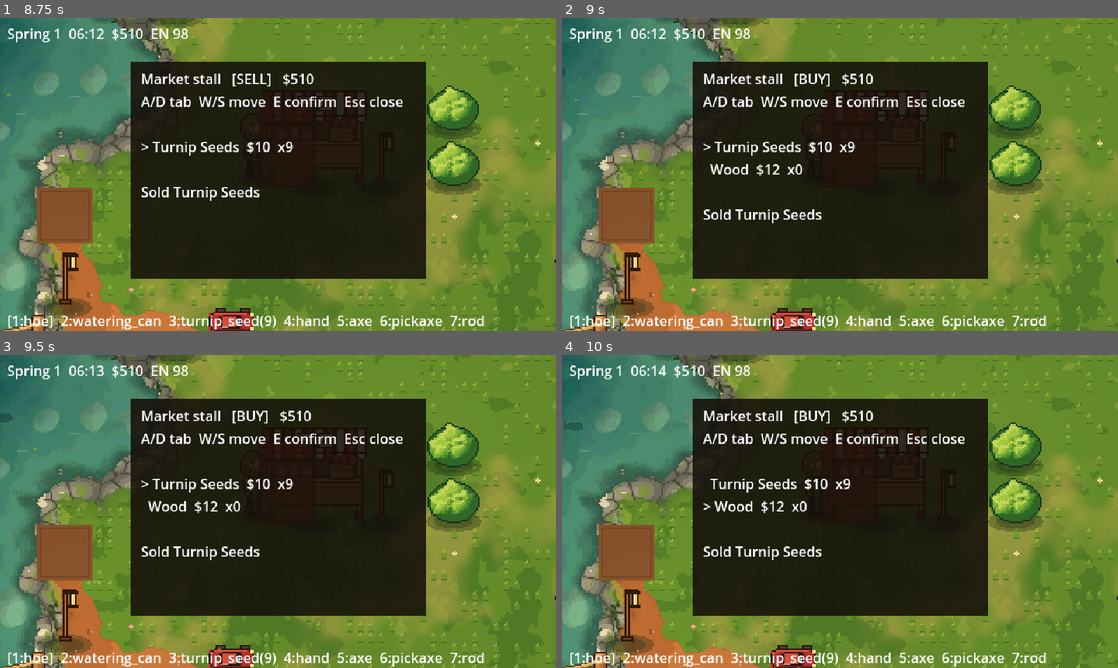
Above: before the commit, frames 1-4 (two rows, left to right).
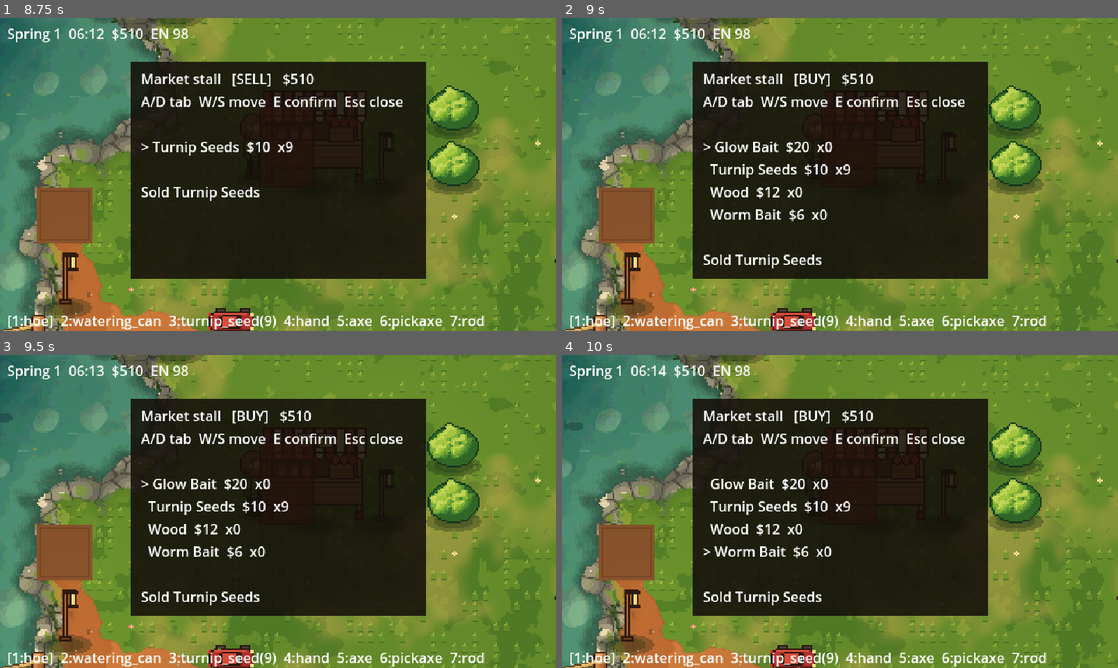
Above: after the commit, the same moments.

Repository: tralesmile/Starstead
Game: Godot game, scene res://scenes/main.tscn
The game is run twice, just before and just after one commit, with the same random seed, the same clock (stepped at 60 frames per second) and the same inputs.
Inputs:
- Up to frame 1 (8.75 s): tap Enter (ui_accept) at 0.5, 0.77, 1.52, 3.02, 3.5, 3.77, 4.52, 6.02, 6.77, 7.52 s; hold E (interact) 0.53-1.28 s; hold W (move_up) 0.53-2.03 s; tap F (use_tool) at 1.35 s; hold A (move_left) 2.03-3.53 s; tap B at 2.1 s; tap Q at 2.85 s; hold S (move_down) 3.53-4.28 s; tap H at 3.6 s; hold D (move_right) 4.28-5.03 s; tap X at 4.35 s; hold W (move_up) 5.03-5.78 s; tap 1 at 5.1 s; hold D (move_right) 5.78-8.03 s; tap Space at 5.85 s; tap I at 6.6 s; tap E (interact) at 7.35 s; hold S (move_down) from 8.03 s (still down); hold F (use_tool) from 8.03 s (still down)
- Up to frame 2 (9 s): tap Enter (ui_accept) at 8.75 s; release S (move_down) at 8.78 s; release F (use_tool) at 8.78 s; hold A (move_left) from 8.78 s (still down); tap B at 8.85 s
- Up to frame 3 (9.5 s): keep holding A (move_left); tap Enter (ui_accept) at 9.02 s
- Up to frame 4 (10 s): tap Enter (ui_accept) at 9.5, 9.77 s; release A (move_left) at 9.53 s; hold W (move_up) from 9.53 s (still down); tap Q at 9.6 s

Frame 1 is identical in both runs. In frame 2, 2.0% of the frame differs, in the area x 25-53%, y 39-80%; in frame 3, 2.0%; in frame 4, 2.1%, in the area x 25-52%, y 39-80%.

Commit message:
Fishing bait: data/bait.json, shop BUY, faster bites + wider bar, tests
Co-Authored-By: Claude Sonnet 5.5 <noreply@anthropic.com>
Claude-Session: https://claude.ai/code/session_01UudisheNfAHJ2xoJ3uAgy4

Diff:
--- /dev/null
+++ b/data/bait.json
@@ -0,0 +1,10 @@
+{
+ "worm_bait": {
+  "bite_mult": 0.6,
+  "bar_bonus": 0.0
+ },
+ "glow_bait": {
+  "bite_mult": 0.4,
+  "bar_bonus": 0.08
+ }
+}
--- a/data/items.json
+++ b/data/items.json
@@ -1,60 +1,74 @@
 {
-  "wood": {
-    "name": "Wood",
-    "price": 5,
-    "stack": 99,
-    "buy": true,
-    "buy_price": 12
-  },
-  "stone": {
-    "name": "Stone",
-    "price": 4,
-    "stack": 99
-  },
-  "turnip_seed": {
-    "name": "Turnip Seeds",
-    "price": 10,
-    "stack": 99,
-    "buy": true
-  },
-  "turnip": {
-    "name": "Turnip",
-    "price": 24,
-    "stack": 99
-  },
-  "egg": {
-    "name": "Egg",
-    "price": 20,
-    "stack": 99
-  },
-  "milk": {
-    "name": "Milk",
-    "price": 45,
-    "stack": 99
-  },
-  "minnow": {
-    "name": "Minnow",
-    "price": 12,
-    "stack": 99
-  },
-  "perch": {
-    "name": "Perch",
-    "price": 28,
-    "stack": 99
-  },
-  "carp": {
-    "name": "Carp",
-    "price": 45,
-    "stack": 99
-  },
-  "pike": {
-    "name": "Pike",
-    "price": 90,
-    "stack": 99
-  },
-  "golden_koi": {
-    "name": "Golden Koi",
-    "price": 400,
-    "stack": 99
-  }
+ "wood": {
+  "name": "Wood",
+  "price": 5,
+  "stack": 99,
+  "buy": true,
+  "buy_price": 12
+ },
+ "stone": {
+  "name": "Stone",
+  "price": 4,
+  "stack": 99
+ },
+ "turnip_seed": {
+  "name": "Turnip Seeds",
+  "price": 10,
+  "stack": 99,
+  "buy": true
+ },
+ "turnip": {
+  "name": "Turnip",
+  "price": 24,
+  "stack": 99
+ },
+ "egg": {
+  "name": "Egg",
+  "price": 20,
+  "stack": 99
+ },
+ "milk": {
+  "name": "Milk",
+  "price": 45,
+  "stack": 99
+ },
+ "minnow": {
+  "name": "Minnow",
+  "price": 12,
+  "stack": 99
+ },
+ "perch": {
+  "name": "Perch",
+  "price": 28,
+  "stack": 99
+ },
+ "carp": {
+  "name": "Carp",
+  "price": 45,
+  "stack": 99
+ },
+ "pike": {
+  "name": "Pike",
+  "price": 90,
+  "stack": 99
+ },
+ "golden_koi": {
+  "name": "Golden Koi",
+  "price": 400,
+  "stack": 99
+ },
+ "worm_bait": {
+  "name": "Worm Bait",
+  "price": 2,
+  "stack": 99,
+  "buy": true,
+  "buy_price": 6
+ },
+ "glow_bait": {
+  "name": "Glow Bait",
+  "price": 5,
+  "stack": 99,
+  "buy": true,
+  "buy_price": 20
+ }
 }
--- a/scripts/fishing.gd
+++ b/scripts/fishing.gd
@@ -24,6 +24,7 @@
 var fish_target := 0.5
 var progress := 0.3
 var rng := RandomNumberGenerator.new()
+var bar_size := BAR_SIZE   # per-cast (bait can widen it)
 
 func _init(seed_value: int = 1) -> void:
 	rng.seed = seed_value
@@ -55,7 +56,7 @@
 			return id
 	return ids[ids.size() - 1] if ids.size() > 0 else ""
 
-func cast(sdf: float, table: Dictionary, season: int) -> bool:
+func cast(sdf: float, table: Dictionary, season: int, bait: Dictionary = {}) -> bool:
 	## Only on water. Picks the fish now so bite time and difficulty are fixed per cast.
 	if state != State.IDLE or sdf >= 0.0:
 		return false
@@ -63,7 +64,8 @@
 	if fish_id == "":
 		return false
 	difficulty = float(table[fish_id].difficulty)
-	timer = rng.randf_range(BITE_MIN, BITE_MAX)
+	timer = rng.randf_range(BITE_MIN, BITE_MAX) * float(bait.get("bite_mult", 1.0))
+	bar_size = BAR_SIZE + float(bait.get("bar_bonus", 0.0))
 	state = State.WAITING
 	return true
 
@@ -101,8 +103,8 @@
 
 func _reel(delta: float, hold: bool) -> void:
 	bar_v += (-BAR_UP if hold else GRAVITY) * delta
-	bar = clampf(bar + bar_v * delta, BAR_SIZE / 2.0, 1.0 - BAR_SIZE / 2.0)
-	if bar <= BAR_SIZE / 2.0 or bar >= 1.0 - BAR_SIZE / 2.0:
+	bar = clampf(bar + bar_v * delta, bar_size / 2.0, 1.0 - bar_size / 2.0)
+	if bar <= bar_size / 2.0 or bar >= 1.0 - bar_size / 2.0:
 		bar_v = 0.0
 	if absf(fish_pos - fish_target) < 0.02 and rng.randf() < delta * (1.0 + 4.0 * difficulty):
 		fish_target = rng.randf()  # darting: harder fish choose new spots more often
@@ -114,4 +116,14 @@
 		state = State.LOST
 
 func overlapping() -> bool:
-	return absf(bar - fish_pos) <= BAR_SIZE / 2.0
+	return absf(bar - fish_pos) <= bar_size / 2.0
+
+static func pick_bait(bait: Dictionary, inv) -> String:
+	## Best bait (lowest bite multiplier) the bag holds, or "".
+	var best := ""
+	var bm := 9.0
+	for id in bait:
+		if inv.count(id) > 0 and float(bait[id].bite_mult) < bm:
+			bm = float(bait[id].bite_mult)
+			best = id
+	return best
--- a/scripts/fishing_view.gd
+++ b/scripts/fishing_view.gd
@@ -33,7 +33,7 @@
 		var top := 80.0
 		var h := 200.0
 		_draw.draw_rect(Rect2(x, top, 18, h), Color(0.05, 0.15, 0.25, 0.8))
-		var bh := h * Fishing.BAR_SIZE
+		var bh := h * fishing.bar_size
 		var by := top + (1.0 - fishing.bar) * h - bh / 2.0
 		_draw.draw_rect(Rect2(x + 1, by, 16, bh), Color(0.4, 0.9, 0.4, 0.8))
 		_draw.draw_rect(Rect2(x + 5, top + (1.0 - fishing.fish_pos) * h - 4, 8, 8), Color(1, 0.6, 0.2))
--- a/scripts/main.gd
+++ b/scripts/main.gd
@@ -20,6 +20,7 @@
 var prompt: Label
 var fishing := Fishing.new(int(Time.get_unix_time_from_system()))
 var fish_table: Dictionary = DataDB.load_json("fish")
+var bait_table: Dictionary = DataDB.load_json("bait")
 
 func _ready() -> void:
 	y_sort_enabled = true
@@ -240,7 +241,13 @@
 			_say("Face the water to cast")
 		elif not GameState.energy.can_use("rod"):
 			_say("Too tired")
-		elif fishing.cast(world.gen.sdf_at(c.x, c.y), fish_table, GameState.clock.season()):
+		else:
+			var bait_id := Fishing.pick_bait(bait_table, GameState.bag)
+			if not fishing.cast(world.gen.sdf_at(c.x, c.y), fish_table, GameState.clock.season(), bait_table.get(bait_id, {})):
+				return
+			if bait_id != "":
+				GameState.bag.remove(bait_id, 1)
+				_say("Used " + bait_id.replace("_", " "))
 			GameState.energy.spend("rod")
 			player.swing()
 	elif fishing.state == Fishing.State.WAITING:
--- a/tests/test_fishing.gd
+++ b/tests/test_fishing.gd
@@ -66,3 +66,22 @@
 		check(f.bar >= Fishing.BAR_SIZE / 2.0 - 0.001 and f.bar <= 1.0 - Fishing.BAR_SIZE / 2.0 + 0.001)
 		if f.state != Fishing.State.REELING:
 			break
+
+func test_bait_speeds_bite_and_widens_bar() -> void:
+	var bait := {"bite_mult": 0.5, "bar_bonus": 0.1}
+	var a := Fishing.new(11)
+	var b := Fishing.new(11)
+	a.cast(-1.0, _table(), 0)
+	b.cast(-1.0, _table(), 0, bait)
+	check(is_equal_approx(b.timer, a.timer * 0.5))
+	check(is_equal_approx(b.bar_size, Fishing.BAR_SIZE + 0.1))
+	check(is_equal_approx(a.bar_size, Fishing.BAR_SIZE))
+
+func test_pick_bait_prefers_best_owned() -> void:
+	var bait: Dictionary = DataDB.load_json("bait")
+	var inv := Inventory.new()
+	check_eq(Fishing.pick_bait(bait, inv), "")
+	inv.add("worm_bait", 2)
+	check_eq(Fishing.pick_bait(bait, inv), "worm_bait")
+	inv.add("glow_bait", 1)
+	check_eq(Fishing.pick_bait(bait, inv), "glow_bait")
--- a/tests/test_shop_menu.gd
+++ b/tests/test_shop_menu.gd
@@ -25,6 +25,9 @@
 	check(e.size() >= 1)
 	for x in e:
 		check(bool(items[x.id].get("buy", false)))
+	for i in e.size():
+		if e[i].id == "turnip_seed":
+			m.cursor = i
 	var r := m.confirm(inv, 100)
 	check_eq(r.money, 90)
 	check_eq(inv.count("turnip_seed"), 1)
Not shown, changed: docs/PLAN.md
